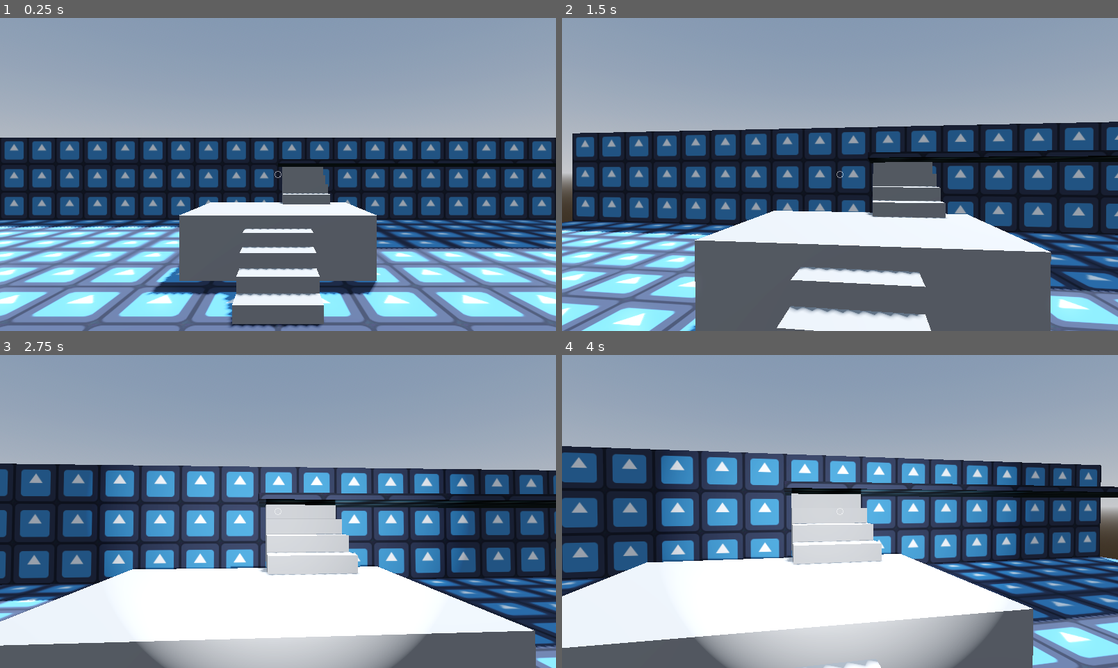
Above: before the commit, frames 1-4 (two rows, left to right).
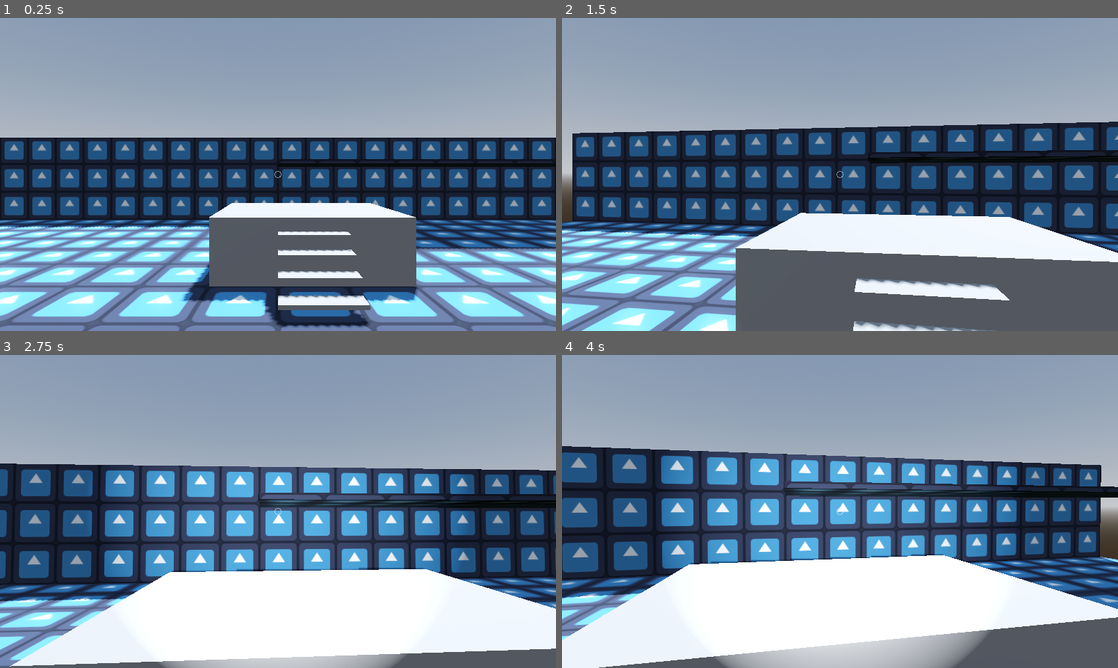
Above: after the commit, the same moments.

Repository: Xenon697/GodotProjects
Game: Godot game, scene res://scenes/world.tscn
The game is run twice, just before and just after one commit, with the same random seed, the same clock (stepped at 60 frames per second) and the same inputs. The engine's default icon, where the game draws it, is replaced by a stand-in: a white triangle on a blue panel in a dark square.
Inputs (mouse positions are in pixels of both pictures, inside the frame that each line leads up to):
- Up to frame 1 (0.25 s): no input
- Up to frame 2 (1.5 s): move the mouse to (867, 174) at 0.52 s; hold W (Forward) from 0.53 s (still down); tap F (Flashlight) at 0.6, 1.35 s; move the mouse to (812, 174) at 1.27 s
- Up to frame 3 (2.75 s): keep holding W (Forward); move the mouse to (289, 505) at 2.02 s; right-click (289, 505) at 2.1 s; tap F (Flashlight) at 2.3 s
- Up to frame 4 (4 s): keep holding W (Forward); move the mouse to (834, 517) at 2.77 s; tap F (Flashlight) at 2.85, 3.6 s; move the mouse to (878, 514) at 3.52 s

The runs differ from the first frame. In frame 1, 9.2% of the frame differs, in the area x 26-76%, y 47-99%; in frame 2, 14%; in frame 3, 15%; in frame 4, 16%, in the area x 0-100%, y 42-100%.

Commit message:
Stripped out more unused stuff.

Diff:
--- a/Myst-Like/scenes/player_character.tscn
+++ b/Myst-Like/scenes/player_character.tscn
@@ -39,6 +39,6 @@
 spot_angle = 35.0
 
 [node name="Interact Ray" type="RayCast3D" parent="Camera"]
-target_position = Vector3(0, 0, -1.6)
+target_position = Vector3(0, 0, -1)
 
 [node name="HUD" parent="." instance=ExtResource("2_1ynd0")]
--- a/Myst-Like/scenes/world.tscn
+++ b/Myst-Like/scenes/world.tscn
@@ -54,41 +54,31 @@
 size = Vector3(10, 0.1, 3)
 material = SubResource("StandardMaterial3D_vawo3")
 
-[node name="CSGBox3D" type="CSGBox3D" parent="Arena/CSG Combiner"]
-transform = Transform3D(1, 0, 0, 0, 1, 0, 0, 0, 1, 0, 0.1, -3.15)
-size = Vector3(1, 0.2, 0.3)
+[node name="Platform" type="CSGBox3D" parent="Arena/CSG Combiner"]
+transform = Transform3D(1, 0, 0, 0, 1, 0, 0, 0, 1, 0.5, 0.5, -5)
+size = Vector3(3, 1, 2)
 
-[node name="CSGBox3D2" type="CSGBox3D" parent="Arena/CSG Combiner"]
-transform = Transform3D(1, 0, 0, 0, 1, 0, 0, 0, 1, 0, 0.2, -3.45)
-size = Vector3(1, 0.4, 0.3)
+[node name="Stairs" type="Node" parent="Arena/CSG Combiner"]
 
-[node name="CSGBox3D3" type="CSGBox3D" parent="Arena/CSG Combiner"]
-transform = Transform3D(1, 0, 0, 0, 1, 0, 0, 0, 1, 0, 0.3, -3.75)
-size = Vector3(1, 0.6, 0.3)
+[node name="Step 1" type="CSGBox3D" parent="Arena/CSG Combiner/Stairs"]
+transform = Transform3D(1, 0, 0, 0, 1, 0, 0, 0, 1, 0.5, 0.175, -3.125)
+use_collision = true
+size = Vector3(1, 0.05, 0.25)
 
-[node name="CSGBox3D4" type="CSGBox3D" parent="Arena/CSG Combiner"]
-transform = Transform3D(1, 0, 0, 0, 1, 0, 0, 0, 1, 0, 0.4, -4.05)
-size = Vector3(1, 0.8, 0.3)
+[node name="Step 2" type="CSGBox3D" parent="Arena/CSG Combiner/Stairs"]
+transform = Transform3D(1, 0, 0, 0, 1, 0, 0, 0, 1, 0.5, 0.375, -3.375)
+use_collision = true
+size = Vector3(1, 0.05, 0.25)
 
-[node name="CSGBox3D6" type="CSGBox3D" parent="Arena/CSG Combiner"]
-transform = Transform3D(1, 0, 0, 0, 1, 0, 0, 0, 1, 0.6, 1.1, -5.95)
-size = Vector3(1, 0.2, 0.3)
+[node name="Step 3" type="CSGBox3D" parent="Arena/CSG Combiner/Stairs"]
+transform = Transform3D(1, 0, 0, 0, 1, 0, 0, 0, 1, 0.5, 0.575, -3.625)
+use_collision = true
+size = Vector3(1, 0.05, 0.25)
 
-[node name="CSGBox3D7" type="CSGBox3D" parent="Arena/CSG Combiner"]
-transform = Transform3D(1, 0, 0, 0, 1, 0, 0, 0, 1, 0.6, 1.2, -6.25)
-size = Vector3(1, 0.4, 0.3)
-
-[node name="CSGBox3D8" type="CSGBox3D" parent="Arena/CSG Combiner"]
-transform = Transform3D(1, 0, 0, 0, 1, 0, 0, 0, 1, 0.6, 1.3, -6.55)
-size = Vector3(1, 0.6, 0.3)
-
-[node name="CSGBox3D9" type="CSGBox3D" parent="Arena/CSG Combiner"]
-transform = Transform3D(1, 0, 0, 0, 1, 0, 0, 0, 1, 0.6, 1.4, -6.85)
-size = Vector3(1, 0.8, 0.3)
-
-[node name="CSGBox3D5" type="CSGBox3D" parent="Arena/CSG Combiner"]
-transform = Transform3D(1, 0, 0, 0, 1, 0, 0, 0, 1, 0, 0.5, -5.2)
-size = Vector3(3, 1, 2)
+[node name="Step 4" type="CSGBox3D" parent="Arena/CSG Combiner/Stairs"]
+transform = Transform3D(1, 0, 0, 0, 1, 0, 0, 0, 1, 0.5, 0.775, -3.875)
+use_collision = true
+size = Vector3(1, 0.05, 0.25)
 
 [node name="Player Character" parent="." instance=ExtResource("2_jtl1r")]
 transform = Transform3D(1, 0, 0, 0, 1, 0, 0, 0, 1, 0, 1, 0)
--- a/Myst-Like/scripts/player_controller.gd
+++ b/Myst-Like/scripts/player_controller.gd
@@ -4,6 +4,8 @@
 # ==============================================================================
 # VARIABLES
 # ==============================================================================
+
+signal player_wants_to_interact
 
 @export_category("Mouse Sensitivity")
 @export var mouse_sense: float = 0.002
@@ -33,8 +35,6 @@
 @onready var light: SpotLight3D = $Camera/Flashlight
 @onready var ray: RayCast3D = $"Camera/Interact Ray"
 
-var flashlight_on: bool = false
-
 # ==============================================================================
 # PHYSICS FUNCTIONS
 # ==============================================================================
@@ -51,6 +51,7 @@
 		cam.rotation.x = clampf(cam.rotation.x, deg_to_rad(min_pitch), deg_to_rad(max_pitch))
 		cam.transform = cam.transform.orthonormalized()
 
+# ------------------------------------------------------------------------------
 
 func apply_gravity(delta: float) -> void:
 	velocity.y -= gravity * delta
@@ -65,6 +66,7 @@
 	var dir: Vector3 = transform.basis * Vector3(get_in_vec().x, 0.0, get_in_vec().y).normalized()
 	return dir
 
+# ------------------------------------------------------------------------------
 
 func move_player(delta: float) -> void:
 	velocity.z = lerpf(velocity.z, get_dir().z * move_speed, accel * delta)
@@ -75,6 +77,7 @@
 	velocity.z = lerpf(velocity.z, 0.0, accel * delta)
 	velocity.x = lerpf(velocity.x, 0.0, accel * delta)
 
+# ------------------------------------------------------------------------------
 
 func do_head_bob(delta) -> void:
 	time += delta
@@ -113,6 +116,7 @@
 	light.visible = false
 	return light.visible
 
+# ------------------------------------------------------------------------------
 
 func zoom_in() -> void:
 	current_fov = zoom_fov
@@ -124,6 +128,8 @@
 # ------------------------------------------------------------------------------
 
 func _process(delta):
+	var object: Node3D = ray.get_collider()
+
 	cam.fov = lerpf(cam.fov, current_fov, 10.0 * delta)
 
 	if Input.is_action_just_pressed("Flashlight") && !light.visible:
--- a/Myst-Like/scripts/signal_bus.gd
+++ b/Myst-Like/scripts/signal_bus.gd
@@ -1,5 +1,5 @@
 extends Node
 
-signal wants_to_interact
+signal player_wants_to_interact
 signal interactable_in_range
 signal interactable_out_of_range
